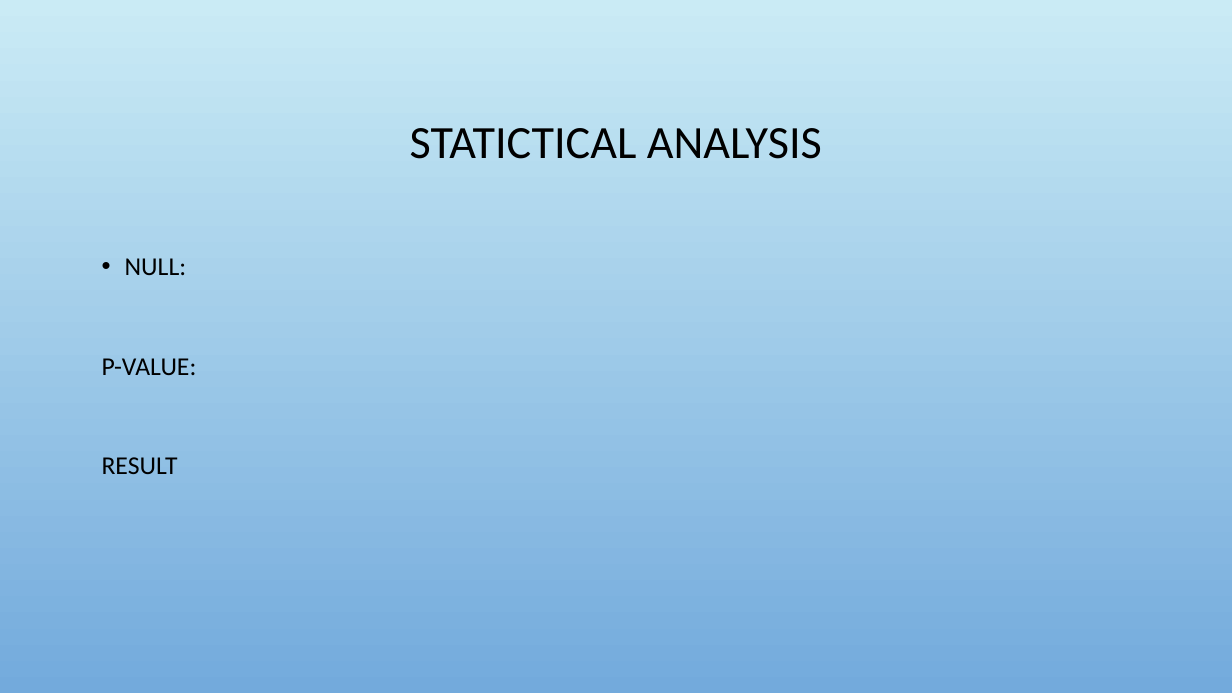
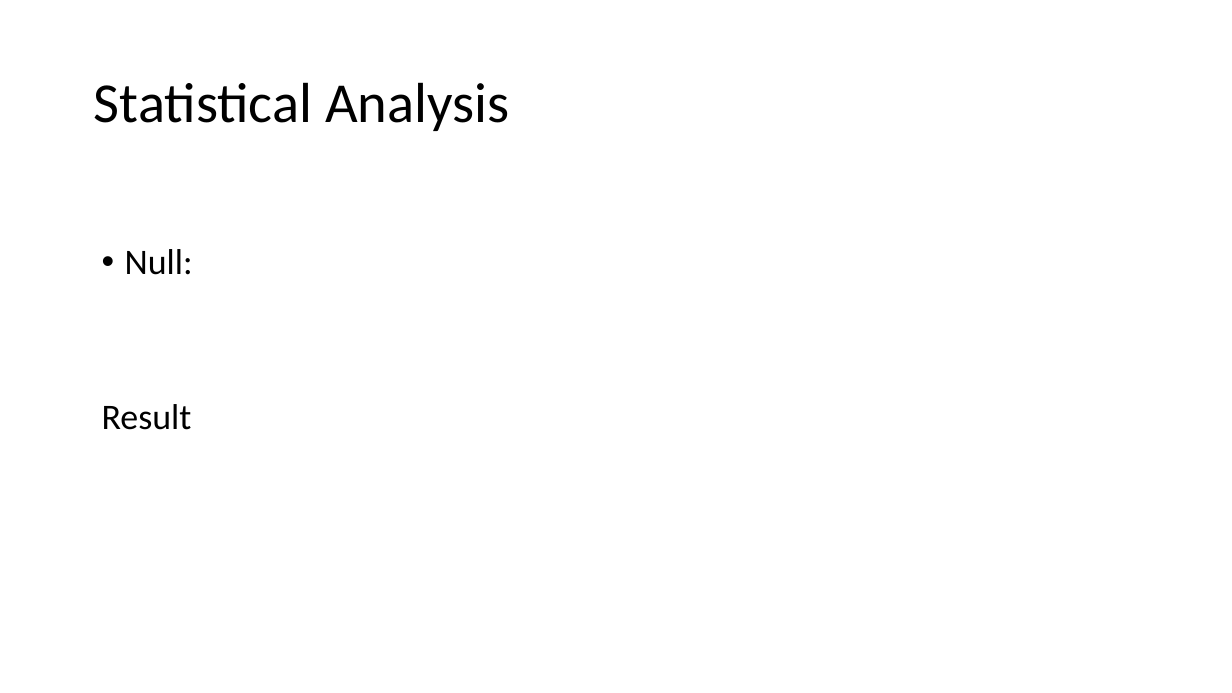
Before and after one commit to Siraj2493/Project-1, a slide deck: slide 11 of A-TEAM Presentation.pptx (slide 7 before the commit). Drawn at 1232x693 pixels with LibreOffice and Linux fonts; fonts in the diff are those of the drawing; background and template pictures are left out. Boxes give left, top, right and bottom in pixels: in the first picture for what was removed or moved away, otherwise in the second. Text is boxed around its words. In the diff, an @@ line names an element or a change of style, - is before the commit and + after.

```diff
--- a/A-TEAM Presentation.pptx
+++ b/A-TEAM Presentation.pptx
@@ background picture (left out) to #FFFFFF @@
@@ title at (94, 82, 509, 131): text changed; size 36 to 44 pt @@
-STATICTICAL ANALYSIS
+Statistical Analysis
@@ text at (102, 249, 193, 430): text changed; size 20 to 28 pt @@
-• NULL:
-P-VALUE:
-RESULT
+• Null:
+Result
```
Also in this commit, not shown: 7 other slides changed, 5 slides added, 1 slide removed, 1 other file.
